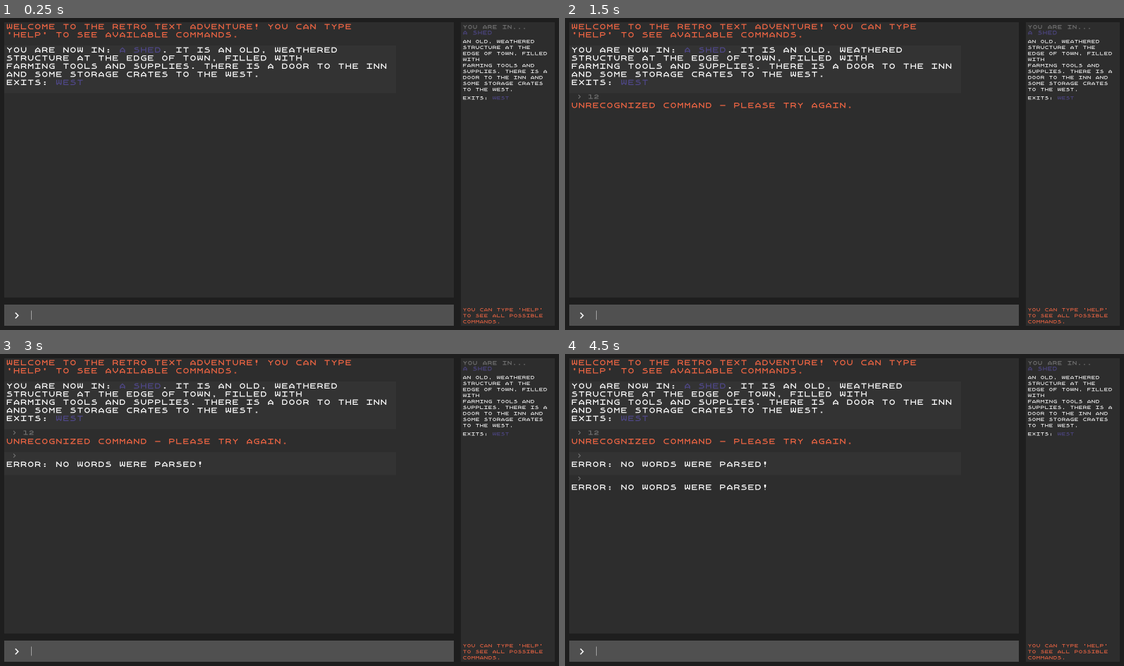
Above: before the commit, frames 1-4 (two rows, left to right).
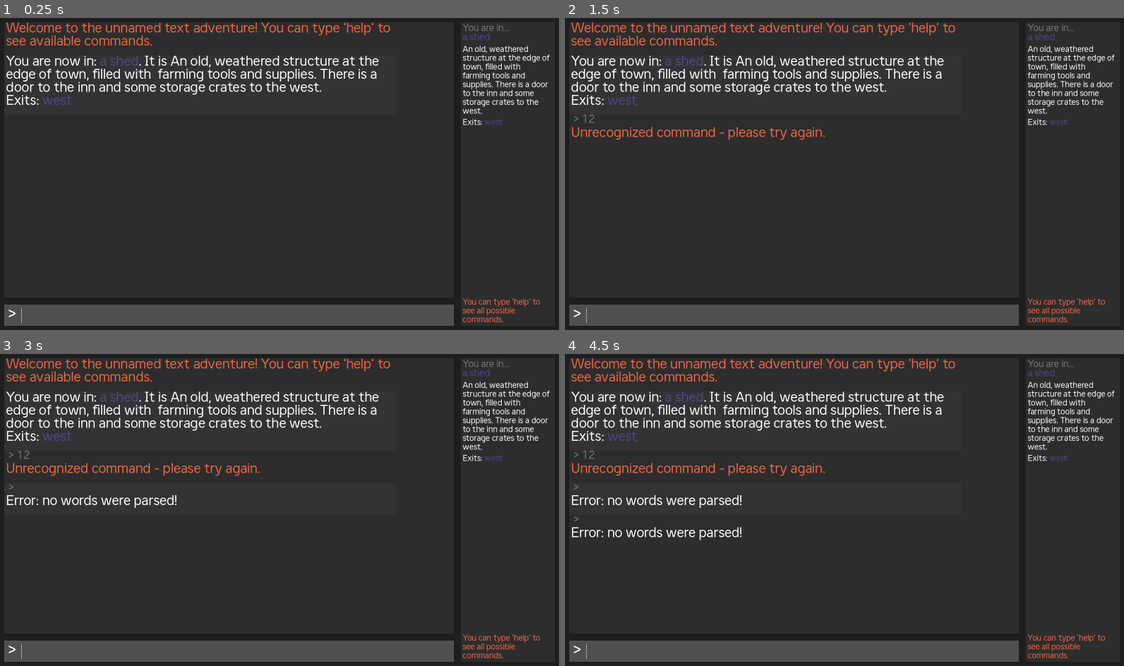
Above: after the commit, the same moments.

Repository: onionbulbperception/text_adventure_by_tutorial
Game: Godot game, scene res://scenes/game.tscn
Same seed, same stepped clock (60 frames per second), same inputs: the game is played once before the commit and once after it.
Inputs (mouse positions are in pixels of both pictures, inside the frame that each line leads up to):
- Up to frame 1 (0.25 s): no input
- Up to frame 2 (1.5 s): click (805, 314) at 0.52 s; type "12" at 0.6 s; tap Enter at 1.25 s
- Up to frame 3 (3 s): tap Space at 2 s; tap Enter at 2.75 s
- Up to frame 4 (4.5 s): tap Space at 3.5 s; tap Enter at 4.25 s

The runs differ from the first frame. In frame 1, 7.5% of the frame differs, in the area x 1-99%, y 1-98%; in frame 2, 8.4%; in frame 3, 9.1%; in frame 4, 9.7%.

Commit message:
changed font, fixed typos in story

Diff:
--- a/scenes/game.tscn
+++ b/scenes/game.tscn
@@ -4,10 +4,10 @@
 [ext_resource type="Script" path="res://scripts/command_processor.gd" id="2_1t0v8"]
 [ext_resource type="Script" path="res://scripts/player.gd" id="2_2kw4x"]
 [ext_resource type="PackedScene" uid="uid://boo6ilnbvv3v" path="res://scenes/game_room.tscn" id="3_4jirj"]
-[ext_resource type="FontFile" uid="uid://2c4lklsj37yx" path="res://fonts/Xanmono.ttf" id="3_k8pxv"]
 [ext_resource type="Script" path="res://scripts/room_manager.gd" id="3_kjrjv"]
 [ext_resource type="Script" path="res://scripts/input.gd" id="4_j06qb"]
 [ext_resource type="PackedScene" uid="uid://bisxee73hdwoq" path="res://scenes/game_info.tscn" id="6_nlqif"]
+[ext_resource type="FontFile" uid="uid://cvjwfnon01ipb" path="res://fonts/LTKaraokeBody-Regular.ttf" id="8_q6xie"]
 [ext_resource type="PackedScene" uid="uid://c5vv0hhb12aou" path="res://scenes/side_panel.tscn" id="9_75o5y"]
 
 [sub_resource type="StyleBoxFlat" id="StyleBoxFlat_nxl4y"]
@@ -39,77 +39,78 @@
 script = ExtResource("3_kjrjv")
 
 [node name="ShedRoom" parent="RoomManager" instance=ExtResource("3_4jirj")]
-offset_left = 1294.0
-offset_top = -262.0
-offset_right = 1694.0
-offset_bottom = -33.0
+offset_left = 1321.0
+offset_top = -331.0
+offset_right = 1721.0
+offset_bottom = -39.0
 room_name = "a shed"
-room_description = "An old, weathered structure at the edge of town, filled with
-farming tools and supplies. There is a door to the inn and some storage crates to the west."
+room_description = "An old, weathered structure at the edge of town, filled with  farming tools and supplies. There is a door to the inn and some storage crates to the west."
 
 [node name="BackOfInnRoom" parent="RoomManager" instance=ExtResource("3_4jirj")]
-offset_left = 811.0
-offset_top = -270.0
-offset_right = 1267.0
-offset_bottom = -20.0
+offset_left = 819.0
+offset_top = -329.0
+offset_right = 1275.0
+offset_bottom = -79.0
 room_name = "the back of the inn"
 room_description = "A quieter, more secluded area, used as storage for the inn. There is a door to the north that leads to the inn, and a path that goes to the village square."
 
 [node name="InnsKitchenRoom" parent="RoomManager" instance=ExtResource("3_4jirj")]
-offset_left = 803.0
-offset_top = -577.0
-offset_right = 1259.0
-offset_bottom = -285.0
+offset_left = 816.0
+offset_top = -727.0
+offset_right = 1272.0
+offset_bottom = -369.0
 room_name = "the inn's kitchen"
 room_description = "The heart of the inn. The cook isn't anywhere to be found - the room is empty, but pots  simmer, pans sizzle, and aromas of delicious food fill the air. There is a door on the south wall that seems to go outside, and a door to the north back to the inn proper."
 
 [node name="InnRoom" parent="RoomManager" instance=ExtResource("3_4jirj")]
-offset_left = 815.0
-offset_top = -884.0
-offset_right = 1271.0
-offset_bottom = -592.0
+offset_left = 818.0
+offset_top = -1106.0
+offset_right = 1274.0
+offset_bottom = -748.0
 room_name = "the inn"
 room_description = "Warm and inviting, the inn boasts a roaring fireplace, long wooden tables, and drunk patrons chugging local ale. The inkeeper is standing behind the bar, waiting to serve customers. There is a door to the kitchen to the south, and a door back to the village square to the west."
 
 [node name="InnDoorRoom" parent="RoomManager" instance=ExtResource("3_4jirj")]
-offset_left = 332.0
-offset_top = -880.0
-offset_right = 788.0
-offset_bottom = -714.0
+offset_left = 345.0
+offset_top = -1099.0
+offset_right = 801.0
+offset_bottom = -906.0
 room_name = "the inn door"
 room_description = "A creaky wooden entrance to the inn, filled with  laughter and clinking glasses. A sign outside says \"The Happy Chungus\""
 
 [node name="VillageSquareRoom" parent="RoomManager" instance=ExtResource("3_4jirj")]
-offset_left = -160.0
-offset_top = -884.0
-offset_right = 296.0
-offset_bottom = -676.0
+offset_left = -186.0
+offset_top = -1119.0
+offset_right = 270.0
+offset_bottom = -893.0
 room_name = "the village square"
 room_description = "The main square of the village, lined with quaint houses. To the south is the path. The main inn door is to the east, and there is a field to the west."
 
 [node name="FieldRoom" parent="RoomManager" instance=ExtResource("3_4jirj")]
-offset_left = -673.0
-offset_top = -882.0
-offset_right = -217.0
-offset_bottom = -732.0
+offset_left = -700.0
+offset_top = -1088.0
+offset_right = -244.0
+offset_bottom = -928.0
 room_name = "a field"
 room_description = "A vast expanse of open land next to the village. The village is back to the east."
 
 [node name="TownGateRoom" parent="RoomManager" instance=ExtResource("3_4jirj")]
-offset_left = -171.0
-offset_top = -1173.0
-offset_right = 285.0
-offset_bottom = -923.0
+offset_left = -181.0
+offset_top = -1434.0
+offset_right = 275.0
+offset_bottom = -1142.0
 room_name = "the town gate"
 room_description = "The main entrance to the village, guarded by towering stone walls. It leads out to the forest to the north. A guard stands nearby a sturdy wooden gate watching everyone who comes by. The village is back toward the south."
 
 [node name="ForestRoom" parent="RoomManager" instance=ExtResource("3_4jirj")]
-offset_left = -166.0
-offset_top = -1498.0
-offset_right = 290.0
-offset_bottom = -1227.0
+offset_left = -174.0
+offset_top = -1894.0
+offset_right = 282.0
+offset_bottom = -1470.0
 room_name = "the forest"
-room_description = "A dense, mysterious woodland filled with ancient trees and  hidden paths. Whispers of adventure echo through its depths. But... Congratulations! You've made it out of the town... Your journey may continue in the future!"
+room_description = "a dense, mysterious woodland filled with ancient trees and  hidden paths. Whispers of adventure echo through its depths. But... Congratulations! You've made it out of the town... Your journey may continue in the future!
+
+Thank you for your time! Feel free to exit the game now."
 
 [node name="Background" type="PanelContainer" parent="."]
 layout_mode = 1
@@ -149,15 +150,15 @@
 
 [node name="Caret" type="Label" parent="Background/MarginContainer/Columns/Rows/InputArea/HBoxContainer"]
 layout_mode = 2
-theme_override_fonts/font = ExtResource("3_k8pxv")
-theme_override_font_sizes/font_size = 24
+theme_override_fonts/font = ExtResource("8_q6xie")
+theme_override_font_sizes/font_size = 48
 text = " > "
 
 [node name="Input" type="LineEdit" parent="Background/MarginContainer/Columns/Rows/InputArea/HBoxContainer"]
 layout_mode = 2
 size_flags_horizontal = 3
-theme_override_fonts/font = ExtResource("3_k8pxv")
-theme_override_font_sizes/font_size = 24
+theme_override_fonts/font = ExtResource("8_q6xie")
+theme_override_font_sizes/font_size = 48
 theme_override_styles/focus = SubResource("StyleBoxEmpty_cx0ev")
 theme_override_styles/normal = SubResource("StyleBoxEmpty_p1nom")
 max_length = 36
--- a/scenes/game_room.tscn
+++ b/scenes/game_room.tscn
@@ -1,7 +1,7 @@
 [gd_scene load_steps=3 format=3 uid="uid://boo6ilnbvv3v"]
 
-[ext_resource type="FontFile" uid="uid://2c4lklsj37yx" path="res://fonts/Xanmono.ttf" id="1_1ylsb"]
 [ext_resource type="Script" path="res://scripts/game_room.gd" id="1_w2kdp"]
+[ext_resource type="FontFile" uid="uid://cvjwfnon01ipb" path="res://fonts/LTKaraokeBody-Regular.ttf" id="3_b8a3b"]
 
 [node name="GameRoom" type="PanelContainer"]
 custom_minimum_size = Vector2(300, 150)
@@ -18,8 +18,8 @@
 [node name="RoomName" type="Label" parent="MarginContainer/Rows"]
 custom_minimum_size = Vector2(400, 60)
 layout_mode = 2
-theme_override_fonts/font = ExtResource("1_1ylsb")
-theme_override_font_sizes/font_size = 24
+theme_override_fonts/font = ExtResource("3_b8a3b")
+theme_override_font_sizes/font_size = 36
 text = "Room Name"
 horizontal_alignment = 1
 vertical_alignment = 1
@@ -27,7 +27,7 @@
 [node name="RoomDescription" type="Label" parent="MarginContainer/Rows"]
 custom_minimum_size = Vector2(400, 60)
 layout_mode = 2
-theme_override_fonts/font = ExtResource("1_1ylsb")
-theme_override_font_sizes/font_size = 16
+theme_override_fonts/font = ExtResource("3_b8a3b")
+theme_override_font_sizes/font_size = 32
 text = "This is the description of the room."
 autowrap_mode = 2
--- a/scenes/input_history.tscn
+++ b/scenes/input_history.tscn
@@ -1,9 +1,9 @@
 [gd_scene load_steps=2 format=3 uid="uid://dbexhmqfmn2xo"]
 
-[ext_resource type="FontFile" uid="uid://2c4lklsj37yx" path="res://fonts/Xanmono.ttf" id="1_wbjww"]
+[ext_resource type="FontFile" uid="uid://cvjwfnon01ipb" path="res://fonts/LTKaraokeBody-Regular.ttf" id="1_u6cig"]
 
 [node name="InputHistory" type="Label"]
 theme_override_colors/font_color = Color(0.470076, 0.470076, 0.470076, 1)
-theme_override_fonts/font = ExtResource("1_wbjww")
-theme_override_font_sizes/font_size = 16
+theme_override_fonts/font = ExtResource("1_u6cig")
+theme_override_font_sizes/font_size = 32
 text = " > this is what user typed"
--- a/scenes/response.tscn
+++ b/scenes/response.tscn
@@ -1,13 +1,13 @@
 [gd_scene load_steps=2 format=3 uid="uid://djeqt2indprdk"]
 
-[ext_resource type="FontFile" uid="uid://2c4lklsj37yx" path="res://fonts/Xanmono.ttf" id="1_2uf0u"]
+[ext_resource type="FontFile" uid="uid://cvjwfnon01ipb" path="res://fonts/LTKaraokeBody-Regular.ttf" id="1_oemfq"]
 
 [node name="Response" type="RichTextLabel"]
 custom_minimum_size = Vector2(1100, 0)
 offset_right = 1100.0
 offset_bottom = 23.0
-theme_override_fonts/normal_font = ExtResource("1_2uf0u")
-theme_override_font_sizes/normal_font_size = 20
+theme_override_fonts/normal_font = ExtResource("1_oemfq")
+theme_override_font_sizes/normal_font_size = 40
 bbcode_enabled = true
 text = "this is what the game will give back"
 fit_content = true
--- a/scenes/side_panel.tscn
+++ b/scenes/side_panel.tscn
@@ -2,7 +2,7 @@
 
 [ext_resource type="StyleBox" uid="uid://d04x6i32ieuxr" path="res://styles/main_panel.tres" id="1_v3qva"]
 [ext_resource type="Script" path="res://scripts/side_panel.gd" id="2_1igxq"]
-[ext_resource type="FontFile" uid="uid://2c4lklsj37yx" path="res://fonts/Xanmono.ttf" id="2_a74lm"]
+[ext_resource type="FontFile" uid="uid://cvjwfnon01ipb" path="res://fonts/LTKaraokeBody-Regular.ttf" id="3_t5exn"]
 
 [node name="SidePanel" type="PanelContainer"]
 theme_override_styles/panel = ExtResource("1_v3qva")
@@ -27,8 +27,8 @@
 custom_minimum_size = Vector2(256, 0)
 layout_mode = 2
 theme_override_colors/font_color = Color(0.470588, 0.470588, 0.470588, 1)
-theme_override_fonts/font = ExtResource("2_a74lm")
-theme_override_font_sizes/font_size = 14
+theme_override_fonts/font = ExtResource("3_t5exn")
+theme_override_font_sizes/font_size = 28
 text = "You are in..."
 autowrap_mode = 2
 
@@ -36,16 +36,16 @@
 custom_minimum_size = Vector2(256, 0)
 layout_mode = 2
 theme_override_colors/font_color = Color(0.309804, 0.278431, 0.537255, 1)
-theme_override_fonts/font = ExtResource("2_a74lm")
-theme_override_font_sizes/font_size = 14
+theme_override_fonts/font = ExtResource("3_t5exn")
+theme_override_font_sizes/font_size = 28
 text = "A Room"
 autowrap_mode = 2
 
 [node name="RoomDescriptionLabel" type="Label" parent="MarginContainer/Rows"]
 custom_minimum_size = Vector2(256, 0)
 layout_mode = 2
-theme_override_fonts/font = ExtResource("2_a74lm")
-theme_override_font_sizes/font_size = 12
+theme_override_fonts/font = ExtResource("3_t5exn")
+theme_override_font_sizes/font_size = 24
 text = "This will be where the room's description goes"
 autowrap_mode = 2
 
@@ -55,8 +55,8 @@
 
 [node name="ExitLabel" type="RichTextLabel" parent="MarginContainer/Rows/ListArea"]
 layout_mode = 2
-theme_override_fonts/normal_font = ExtResource("2_a74lm")
-theme_override_font_sizes/normal_font_size = 12
+theme_override_fonts/normal_font = ExtResource("3_t5exn")
+theme_override_font_sizes/normal_font_size = 24
 bbcode_enabled = true
 text = "Exits: Option"
 fit_content = true
@@ -64,8 +64,8 @@
 
 [node name="NpcLabel" type="RichTextLabel" parent="MarginContainer/Rows/ListArea"]
 layout_mode = 2
-theme_override_fonts/normal_font = ExtResource("2_a74lm")
-theme_override_font_sizes/normal_font_size = 12
+theme_override_fonts/normal_font = ExtResource("3_t5exn")
+theme_override_font_sizes/normal_font_size = 24
 bbcode_enabled = true
 text = "NPC: Option"
 fit_content = true
@@ -73,8 +73,8 @@
 
 [node name="ItemLabel" type="RichTextLabel" parent="MarginContainer/Rows/ListArea"]
 layout_mode = 2
-theme_override_fonts/normal_font = ExtResource("2_a74lm")
-theme_override_font_sizes/normal_font_size = 12
+theme_override_fonts/normal_font = ExtResource("3_t5exn")
+theme_override_font_sizes/normal_font_size = 24
 bbcode_enabled = true
 text = "Items: Option"
 fit_content = true
@@ -84,7 +84,7 @@
 custom_minimum_size = Vector2(256, 0)
 layout_mode = 2
 theme_override_colors/font_color = Color(0.941176, 0.396078, 0.262745, 1)
-theme_override_fonts/font = ExtResource("2_a74lm")
-theme_override_font_sizes/font_size = 12
+theme_override_fonts/font = ExtResource("3_t5exn")
+theme_override_font_sizes/font_size = 24
 text = "You can type 'help' to see all possible commands."
 autowrap_mode = 2
--- a/scripts/game.gd
+++ b/scripts/game.gd
@@ -11,7 +11,7 @@
 	command_processor.room_changed.connect(Callable(side_panel, "handle_room_changed"))
 	command_processor.room_updated.connect(Callable(side_panel, "handle_room_updated"))
 
-	game_info.create_response(Types.wrap_system_text("Welcome to the retro text adventure! You can type 'help' to see available commands."))
+	game_info.create_response(Types.wrap_system_text("Welcome to the unnamed text adventure! You can type 'help' to see available commands."))
 
 	var starting_room_response = command_processor.initialize(room_manager.get_child(0), player)
 	game_info.create_response(starting_room_response)
Binary file added: fonts/LTKaraokeBody-Regular.ttf
Not shown, changed: fonts/LTKaraokeBody-Regular.ttf.import
Binary file removed: fonts/Xanmono.ttf
